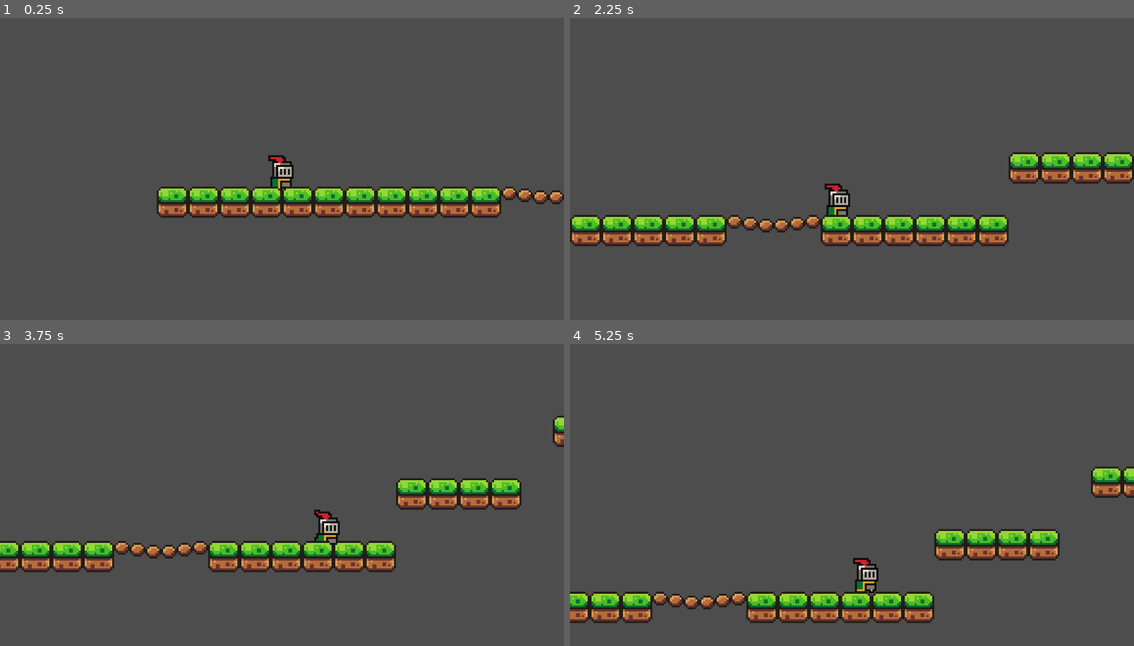
Above: before the commit, frames 1-4 (two rows, left to right).
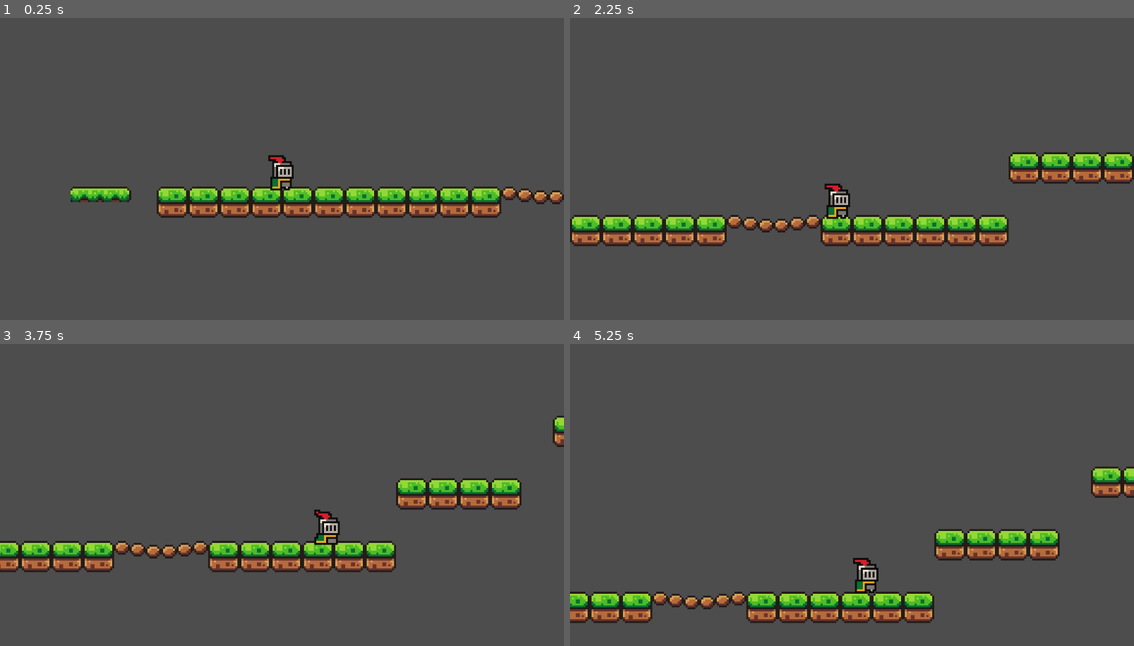
Above: after the commit, the same moments.

Repository: BonoSergioWork/GodotGame
Game: Godot game, scene res://Scenes/game.tscn
The game is run twice, just before and just after one commit, with the same random seed, the same clock (stepped at 60 frames per second) and the same inputs.
Inputs:
- Up to frame 1 (0.25 s): no input
- Up to frame 2 (2.25 s): tap Enter (ui_accept) at 0.5, 0.77, 1.52 s; hold Right (ui_right) 0.53-2.03 s; hold Left (ui_left) from 2.03 s (still down)
- Up to frame 3 (3.75 s): release Left (ui_left) at 2.78 s; hold Right (ui_right) from 2.78 s (still down); tap Enter (ui_accept) at 3.02 s
- Up to frame 4 (5.25 s): tap Enter (ui_accept) at 3.77, 4.52 s; release Right (ui_right) at 4.28 s; hold Left (ui_left) 4.28-5.03 s; hold Right (ui_right) from 5.03 s (still down)

The runs differ from the first frame. In frame 1, 0.6% of the frame differs, in the area x 12-52%, y 55-61%; in frame 2, less than 0.1%; in frame 3, less than 0.1%; in frame 4, less than 0.1%.

Commit message:
moving platform

Diff:
--- a/Scenes/character.tscn
+++ b/Scenes/character.tscn
@@ -43,6 +43,7 @@
 size = Vector2(8, 13)
 
 [node name="Character" type="CharacterBody2D"]
+z_index = 5
 script = ExtResource("1_ak2qi")
 
 [node name="AnimatedSprite2D" type="AnimatedSprite2D" parent="."]
--- a/Scenes/game.tscn
+++ b/Scenes/game.tscn
@@ -1,7 +1,8 @@
-[gd_scene load_steps=5 format=3 uid="uid://dn8nfrt7nye61"]
+[gd_scene load_steps=9 format=3 uid="uid://dn8nfrt7nye61"]
 
 [ext_resource type="PackedScene" uid="uid://c02vfygj4l5lx" path="res://Scenes/character.tscn" id="1_6d07a"]
 [ext_resource type="Texture2D" uid="uid://bydqsp0jkl3hf" path="res://Assets/sprites/world_tileset.png" id="2_u8m5m"]
+[ext_resource type="PackedScene" uid="uid://ds23iptbxw6k" path="res://Scenes/platform.tscn" id="3_gvup8"]
 
 [sub_resource type="TileSetAtlasSource" id="TileSetAtlasSource_gldgl"]
 texture = ExtResource("2_u8m5m")
@@ -375,6 +376,44 @@
 physics_layer_0/collision_layer = 1
 sources/0 = SubResource("TileSetAtlasSource_gldgl")
 
+[sub_resource type="Animation" id="Animation_nmexf"]
+resource_name = "MovePlatform"
+length = 1.5
+loop_mode = 2
+tracks/0/type = "value"
+tracks/0/imported = false
+tracks/0/enabled = true
+tracks/0/path = NodePath(".:position")
+tracks/0/interp = 1
+tracks/0/loop_wrap = true
+tracks/0/keys = {
+"times": PackedFloat32Array(0, 1.5),
+"transitions": PackedFloat32Array(1, 1),
+"update": 0,
+"values": [Vector2(-81, 4), Vector2(-160, 4)]
+}
+
+[sub_resource type="Animation" id="Animation_ykfh3"]
+length = 0.001
+tracks/0/type = "value"
+tracks/0/imported = false
+tracks/0/enabled = true
+tracks/0/path = NodePath(".:position")
+tracks/0/interp = 1
+tracks/0/loop_wrap = true
+tracks/0/keys = {
+"times": PackedFloat32Array(0),
+"transitions": PackedFloat32Array(1),
+"update": 0,
+"values": [Vector2(-81, 4)]
+}
+
+[sub_resource type="AnimationLibrary" id="AnimationLibrary_r8pim"]
+_data = {
+"MovePlatform": SubResource("Animation_nmexf"),
+"RESET": SubResource("Animation_ykfh3")
+}
+
 [node name="Game" type="Node2D"]
 
 [node name="Character" parent="." instance=ExtResource("1_6d07a")]
@@ -388,3 +427,12 @@
 tile_set = SubResource("TileSet_xvrwe")
 format = 2
 layer_0/tile_data = PackedInt32Array(65532, 0, 0, 65533, 0, 0, 65534, 0, 0, 65535, 0, 0, 0, 0, 0, 1, 0, 0, 2, 0, 0, 4,  …(254 unchanged characters)…
+
+[node name="Platform" parent="." instance=ExtResource("3_gvup8")]
+position = Vector2(-81, 4)
+
+[node name="AnimationPlayer" type="AnimationPlayer" parent="Platform"]
+libraries = {
+"": SubResource("AnimationLibrary_r8pim")
+}
+autoplay = "MovePlatform"
--- /dev/null
+++ b/Scenes/platform.tscn
@@ -0,0 +1,17 @@
+[gd_scene load_steps=3 format=3 uid="uid://ds23iptbxw6k"]
+
+[ext_resource type="Texture2D" uid="uid://dra8cuqmtm6kr" path="res://Assets/sprites/platforms.png" id="1_oj224"]
+
+[sub_resource type="RectangleShape2D" id="RectangleShape2D_dj7ee"]
+size = Vector2(30, 7)
+
+[node name="Platform" type="AnimatableBody2D"]
+
+[node name="Sprite2D" type="Sprite2D" parent="."]
+texture = ExtResource("1_oj224")
+region_enabled = true
+region_rect = Rect2(17, 0, 31, 8)
+
+[node name="CollisionShape2D" type="CollisionShape2D" parent="."]
+shape = SubResource("RectangleShape2D_dj7ee")
+one_way_collision = true
